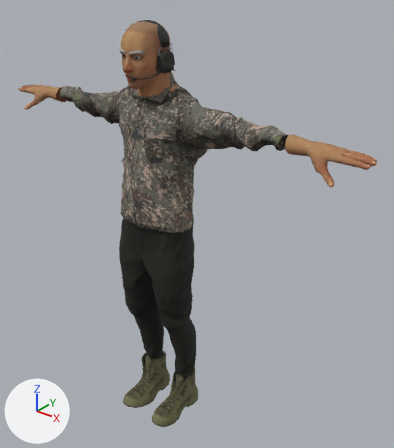
Before and after pictures for a commit that changed the glTF model unity/Assets/LastWar/Resources/Models/outfit_qm_field.glb.
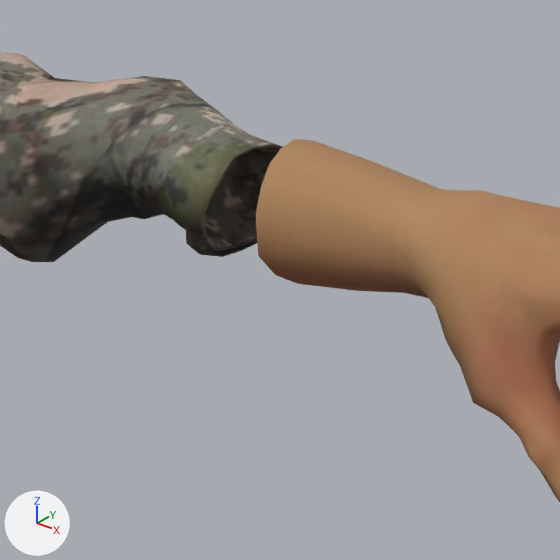
The first picture shows the older version from a 50 mm camera at (1.46, -1.518, 2.013) aimed at (0.119, 0.159, 0.973). The close-ups show the older and then the newer version on the part from 63% to 83% of the width and 26% to 43% of the height of that picture. Only the edits that show in the close-ups are written down. The lights are fixed; the arrows at lower left show +X, +Y and +Z. Vertices at exactly the same position are counted once.

The first close-up shows 'qm_field_Male_Field_Arms_Hands_torso', 'qm_field_Male_Field_Body_torso'.
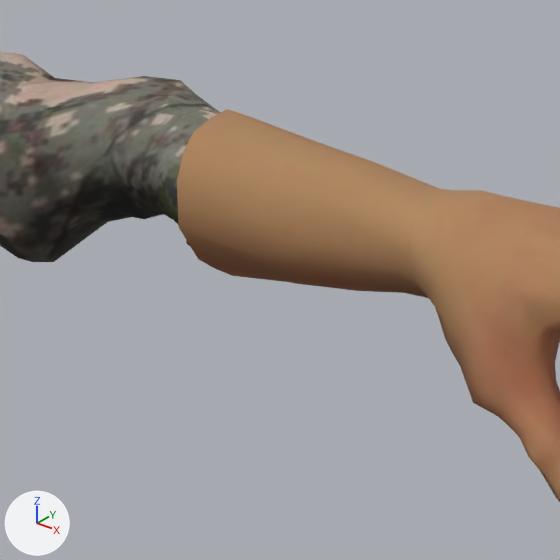
The change, as a list of edits to the scene's bpy script:
```text
Change me_male_field_arms_hands:
    used by ob_qm_field_male_field_arms_hands_torso; location = (0.0, 0.0, 0.0)
    remove me_male_field_arms_hands.from_pydata(...)  # 1834 vertices, 3632 faces; spans x -0.9..0.9, y -0.02..0.12, z 1.37..1.49
    add me_male_field_arms_hands.from_pydata(...)  # 1866 vertices, 3696 faces; spans x -0.9..0.9, y -0.02..0.12, z 1.37..1.49
    me_male_field_arms_hands part 1: 16 vertices added at x 0.55..0.56, y 0.03..0.12, z 1.41..1.49
    other edits to the shape of me_male_field_arms_hands do not show in these pictures
```

Boxes [x1, y1, x2, y2] around the edits, measured in the close-ups (560 x 560 px):
'qm_field_Male_Field_Arms_Hands_torso', reshaped: before [255, 139, 560, 502]; after [177, 109, 560, 502]
part 1 of me_male_field_arms_hands, added (brown): after [177, 109, 314, 284]
